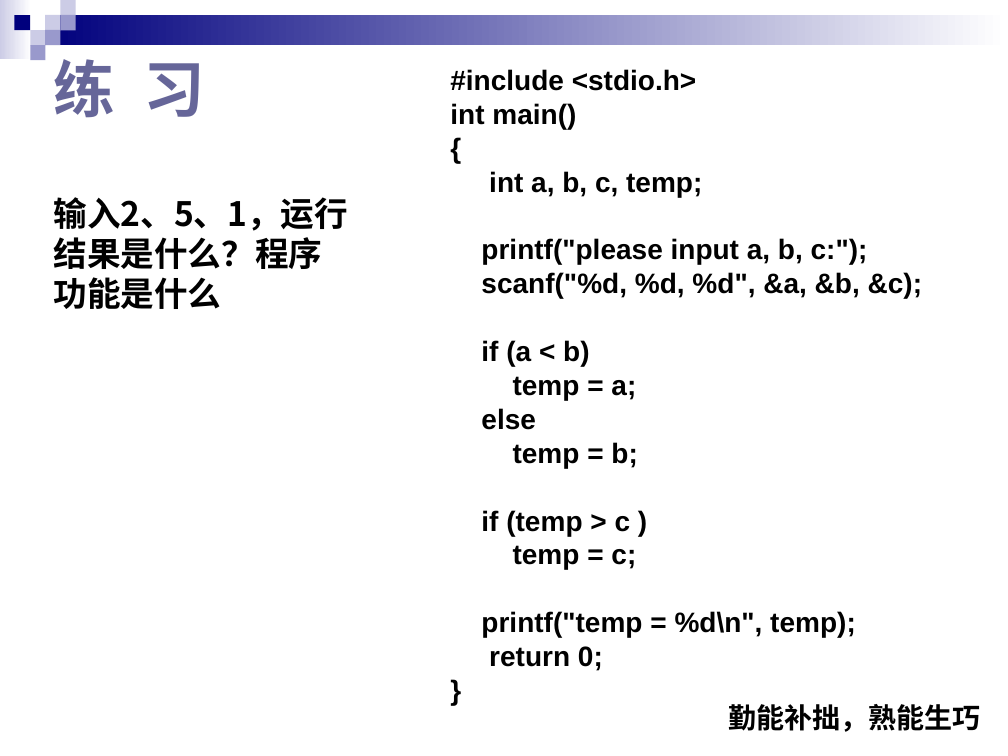
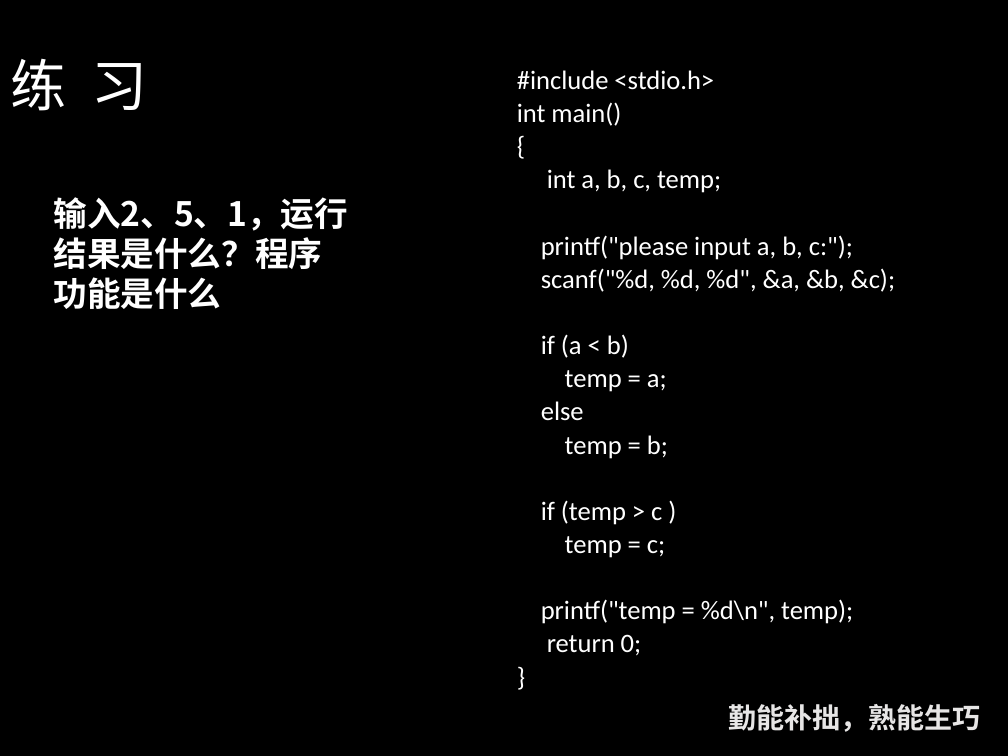
Before and after one commit to doubletao/ppt2img, a slide deck: slide 34 of PPT2Img/test.ppt. Drawn at 1008x756 pixels with LibreOffice and Linux fonts; fonts in the diff are those of the drawing. Boxes give left, top, right and bottom in pixels: in the first picture for what was removed or moved away, otherwise in the second. Text is boxed around its words. In the diff, an @@ line names an element or a change of style, - is before the commit and + after.

```diff
--- a/PPT2Img/test.ppt
+++ b/PPT2Img/test.ppt
@@ background #FFFFFF to #000000 @@
@@ title "练 习": place and size @@
-title "练 习" at [53,59,205,118]
+title "练 习" at [10,59,147,111]
@@ title "练 习" at [10,59,147,111]: size 44 to 40 pt, font Arial to Calibri, text colour #666699 to #FFFFFF, bold off; line spacing 1 to 0.9 @@
@@ group removed at [0,0,1008,60]: 9 rectangles @@
@@ text "#include <stdio.h>": place and size @@
-text "#include <stdio.h>" at [450,69,922,671]
+text "#include <stdio.h>" at [517,70,895,655]
@@ text "#include <stdio.h>" at [517,70,895,655]: size 20 to 19 pt, font Arial to Calibri, text colour #000000 to #FFFFFF, bold off; indent changed; line spacing 0.8 to 0.6; more space between paragraphs @@
@@ text "输入2、5、1，运行结果是什么？程序功能是什么" at [53,197,348,309]: text colour #000000 to #FFFFFF @@
@@ text "勤能补拙，熟能生巧" at [728,704,980,732]: text colour #000000 to #E7E6E6 @@
```
Also in this commit, not shown: 37 other slides changed, 1 other file.
